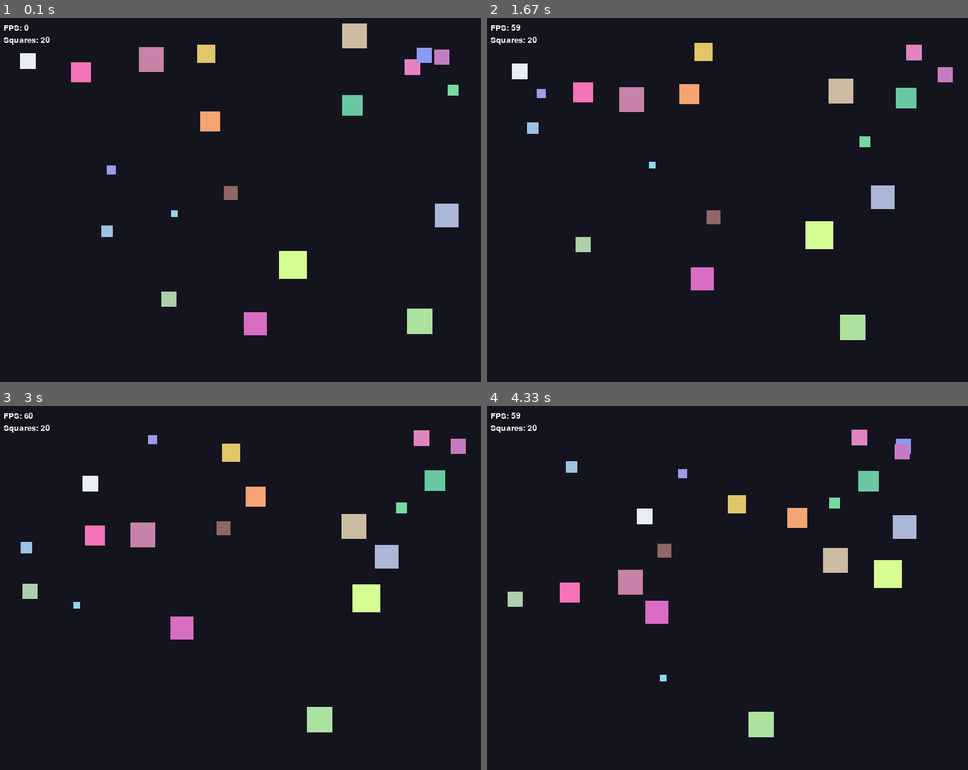
Above: before the commit, frames 1-4 (two rows, left to right).
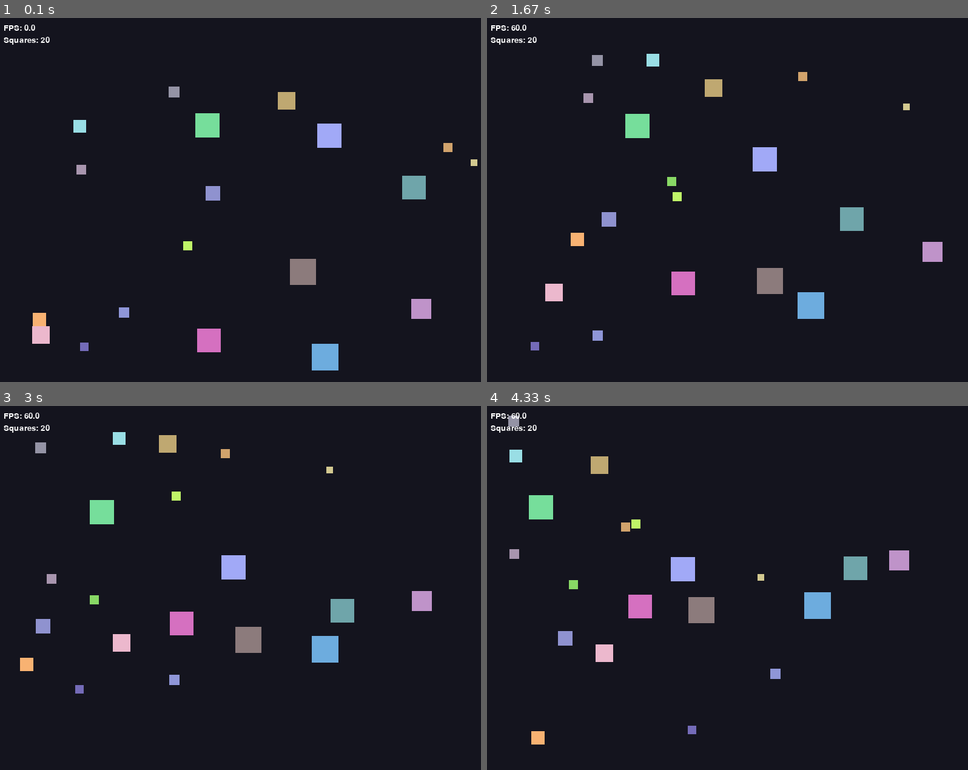
Above: after the commit, the same moments.

Repository: Krishnabansal2006/lab8-pygame
Game: pygame game, started from main.py
Two runs of this game, one before a commit and one after it. Both use one fixed random seed, a clock stepped at 60 frames per second and the inputs below.
Inputs:
- Up to frame 1 (0.1 s): no input
- Up to frame 2 (1.67 s): no input
- Up to frame 3 (3 s): no input
- Up to frame 4 (4.33 s): no input

The runs differ from the first frame. In frame 1, 6.9% of the frame differs, in the area x 4-100%, y 1-97%; in frame 2, 7.1%, in the area x 5-97%, y 1-92%; in frame 3, 6.8%; in frame 4, 7.1%.

Commit message:
feat: life span and rebirth with final clean up

Diff:
--- a/main.py
+++ b/main.py
@@ -2,87 +2,130 @@
 import math
 import pygame
 
-WIDTH = 800
-HEIGHT = 600
-FPS = 60
-NUM_SQUARES = 20
-BG_COLOR = (20, 20, 30)
-MIN_SIZE = 10
-MAX_SIZE = 50
-MAX_SPEED = 4.0
-FLEE_RADIUS = 70
+# Window and simulation settings
+WIDTH: int = 800
+HEIGHT: int = 600
+FPS: int = 60
+NUM_SQUARES: int = 20
+BG_COLOR: tuple[int, int, int] = (20, 20, 30)
+MIN_SIZE: int = 10
+MAX_SIZE: int = 50
+MAX_SPEED: float = 4.0
+FLEE_RADIUS: float = 70.0
+
+
+class Particle:
+    # Short-lived visual burst used when a square dies.
+    def __init__(self, x: float, y: float, color: tuple[int, int, int]) -> None:
+        self.x: float = x
+        self.y: float = y
+        self.color: tuple[int, int, int] = color
+        angle: float = random.uniform(0, 2 * math.pi)
+        speed: float = random.uniform(80, 200)
+        self.vx: float = math.cos(angle) * speed
+        self.vy: float = math.sin(angle) * speed
+        self.age: float = 0.0
+        self.lifespan: float = random.uniform(0.6, 1.2)
+
+    def update(self, dt: float) -> None:
+        # Move particle outward over time.
+        self.age += dt
+        self.x += self.vx * dt
+        self.y += self.vy * dt
+
+    def is_dead(self) -> bool:
+        return self.age >= self.lifespan
+
+    def draw(self, surface: pygame.Surface) -> None:
+        # Shrink as the particle approaches the end of its lifespan.
+        alpha: float = 1.0 - (self.age / self.lifespan)
+        radius: int = max(1, int(4 * alpha))
+        pygame.draw.circle(surface, self.color, (int(self.x), int(self.y)), radius)
 
 
 class Square:
-    def __init__(self, x: float, y: float, size: int, color: tuple[int, int, int]):
-        self.x = x
-        self.y = y
-        self.size = size
-        self.color = color
-        self.max_speed = MAX_SPEED * (MIN_SIZE / self.size)
-        self.speed = self.max_speed
-        self.jitter_timer = random.randint(20, 60)
-        angle = random.uniform(0, 2 * math.pi)
-        self.vx = self.speed * math.cos(angle)
-        self.vy = self.speed * math.sin(angle)
-
-    def update(self, screen_w: int, screen_h: int, squares: list) -> None:
+    # Main moving entity in the simulation.
+    def __init__(self, x: float, y: float, size: int, color: tuple[int, int, int]) -> None:
+        self.x: float = x
+        self.y: float = y
+        self.size: int = size
+        self.color: tuple[int, int, int] = color
+        self.max_speed: float = MAX_SPEED * (MIN_SIZE / self.size)
+        self.speed: float = self.max_speed
+        self.jitter_timer: int = random.randint(20, 60)
+        angle: float = random.uniform(0, 2 * math.pi)
+        self.vx: float = self.speed * math.cos(angle)
+        self.vy: float = self.speed * math.sin(angle)
+        self.lifespan: float = random.uniform(5, 20)
+        self.age: float = 0.0
+
+    def update(self, screen_w: int, screen_h: int, squares: list, dt: float) -> None:
+        # Age increases every frame; this drives death timing.
+        self.age += dt
+
+        # Random jitter keeps movement organic instead of perfectly straight.
         self.jitter_timer -= 1
         if self.jitter_timer <= 0:
-            angle = math.atan2(self.vy, self.vx) + random.uniform(-0.1, 0.1)
+            angle: float = math.atan2(self.vy, self.vx) + random.uniform(-0.1, 0.1)
             self.vx = self.speed * math.cos(angle)
             self.vy = self.speed * math.sin(angle)
             self.jitter_timer = random.randint(30, 90)
 
-        flee_x = 0.0
-        flee_y = 0.0
+        # Steer away from nearby bigger squares.
+        flee_x: float = 0.0
+        flee_y: float = 0.0
         for other in squares:
             if other is self:
                 continue
             if other.size > self.size:
-                dx = self.x - other.x
-                dy = self.y - other.y
-                dist = math.hypot(dx, dy)
+                dx: float = self.x - other.x
+                dy: float = self.y - other.y
+                dist: float = math.hypot(dx, dy)
                 if 0 < dist < FLEE_RADIUS:
-                    w = 1.0 - (dist / FLEE_RADIUS)
+                    w: float = 1.0 - (dist / FLEE_RADIUS)
                     flee_x += (dx / dist) * w
                     flee_y += (dy / dist) * w
 
-        wall_x = 0.0
-        wall_y = 0.0
-        margin = 40
-        wall_strength = 0.35
+                # Soft steering away from screen boundaries.
+        wall_x: float = 0.0
+        wall_y: float = 0.0
+        margin: int = 40
+        wall_strength: float = 0.35
 
         if self.x < margin:
             wall_x += wall_strength * (1.0 - self.x / margin)
         if self.x + self.size > screen_w - margin:
-            right_gap = screen_w - (self.x + self.size)
+            right_gap: float = screen_w - (self.x + self.size)
             wall_x -= wall_strength * (1.0 - right_gap / margin)
         if self.y < margin:
             wall_y += wall_strength * (1.0 - self.y / margin)
         if self.y + self.size > screen_h - margin:
-            bottom_gap = screen_h - (self.y + self.size)
+            bottom_gap: float = screen_h - (self.y + self.size)
             wall_y -= wall_strength * (1.0 - bottom_gap / margin)
 
-        steer_x = flee_x + wall_x
-        steer_y = flee_y + wall_y
-        steer_len = math.hypot(steer_x, steer_y)
+        # Blend flee and wall steering into current velocity.
+        steer_x: float = flee_x + wall_x
+        steer_y: float = flee_y + wall_y
+        steer_len: float = math.hypot(steer_x, steer_y)
 
         if steer_len > 0:
             steer_x /= steer_len
             steer_y /= steer_len
-            blend = 0.22
+            blend: float = 0.22
             self.vx = (1 - blend) * self.vx + blend * steer_x * self.speed
             self.vy = (1 - blend) * self.vy + blend * steer_y * self.speed
 
-        v = math.hypot(self.vx, self.vy)
+        # Clamp speed so steering does not exceed max speed.
+        v: float = math.hypot(self.vx, self.vy)
         if v > self.speed:
             self.vx = (self.vx / v) * self.speed
             self.vy = (self.vy / v) * self.speed
 
-        self.x += self.vx
-        self.y += self.vy
-
+        # Frame-rate independent movement.
+        self.x += self.vx * dt * 60
+        self.y += self.vy * dt * 60
+
+        # Hard bounce if crossing screen limits.
         if self.x < 0:
             self.x = 0
             self.vx = abs(self.vx)
@@ -97,7 +140,8 @@
             self.y = screen_h - self.size
             self.vy = -abs(self.vy)
 
-        eps = 1e-6
+        # Anti-stick guard near edges.
+        eps: float = 1e-6
         if self.x <= eps and self.vx < 0:
             self.vx = 0
         if self.x + self.size >= screen_w - eps and self.vx > 0:
@@ -107,6 +151,9 @@
         if self.y + self.size >= screen_h - eps and self.vy > 0:
             self.vy = 0
 
+    def is_dead(self) -> bool:
+        return self.age >= self.lifespan
+
     def draw(self, surface: pygame.Surface) -> None:
         pygame.draw.rect(
             surface,
@@ -115,38 +162,83 @@
         )
 
 
+def create_square(screen_w: int, screen_h: int) -> Square:
+    size: int = random.randint(MIN_SIZE, MAX_SIZE)
+    x: float = random.uniform(0, screen_w - size)
+    y: float = random.uniform(0, screen_h - size)
+    color: tuple[int, int, int] = (random.randint(100, 255), random.randint(100, 255), random.randint(100, 255))
+    return Square(x, y, size, color)
+
+
 def create_squares(n: int, screen_w: int, screen_h: int) -> list[Square]:
-    squares: list[Square] = []
-    for _ in range(n):
-        size = random.randint(MIN_SIZE, MAX_SIZE)
-        x = random.uniform(0, screen_w - size)
-        y = random.uniform(0, screen_h - size)
-        color = (random.randint(100, 255), random.randint(100, 255), random.randint(100, 255))
-        squares.append(Square(x, y, size, color))
-    return squares
-
+    return [create_square(screen_w, screen_h) for _ in range(n)]
+
+
+def create_particles(x: float, y: float, color: tuple[int, int, int]) -> list[Particle]:
+    # Burst count controls how dense the scatter looks.
+    return [Particle(x, y, color) for _ in range(30)]
 
 def main() -> None:
     pygame.init()
-    font = pygame.font.SysFont(None, 20)
-    screen = pygame.display.set_mode((WIDTH, HEIGHT))
+    font: pygame.font.Font = pygame.font.SysFont(None, 20)
+    screen: pygame.Surface = pygame.display.set_mode((WIDTH, HEIGHT))
     pygame.display.set_caption("Random Squares")
-    clock = pygame.time.Clock()
-    squares = create_squares(NUM_SQUARES, WIDTH, HEIGHT)
-
-    running = True
+    clock: pygame.time.Clock = pygame.time.Clock()
+    squares: list[Square] = create_squares(NUM_SQUARES, WIDTH, HEIGHT)
+    # Particles are temporary visuals created on death.
+    particles: list[Particle] = []
+    # Each value is an absolute time when one new square should spawn.
+    pending_spawns: list[float] = []
+    current_time: float = 0.0
+
+    running: bool = True
     while running:
-        clock.tick(FPS)
+        dt: float = clock.tick(FPS) / 1000.0
+        current_time += dt
+
         for event in pygame.event.get():
             if event.type == pygame.QUIT:
                 running = False
+
         screen.fill(BG_COLOR)
+
+        # Update squares; dead ones are removed immediately.
+        alive: list[Square] = []
         for sq in squares:
-            sq.update(WIDTH, HEIGHT, squares)
+            sq.update(WIDTH, HEIGHT, squares, dt)
+            if sq.is_dead():
+                # Spawn a scatter burst at the square center.
+                cx: float = sq.x + sq.size / 2
+                cy: float = sq.y + sq.size / 2
+                particles.extend(create_particles(cx, cy, sq.color))
+                # Rebirth is delayed by 2 seconds.
+                pending_spawns.append(current_time + 2.0)
+            else:
+                alive.append(sq)
+        squares = alive
+
+        # Spawn any delayed rebirths whose target time has passed.
+        still_pending: list[float] = []
+        for spawn_time in pending_spawns:
+            if current_time >= spawn_time:
+                squares.append(create_square(WIDTH, HEIGHT))
+            else:
+                still_pending.append(spawn_time)
+        pending_spawns = still_pending
+
+        # Draw active squares.
+        for sq in squares:
             sq.draw(screen)
-        fps_text = font.render(f"FPS: {int(clock.get_fps())}", True, (255, 255, 255))
+
+        # Update and draw scatter particles.
+        particles = [p for p in particles if not p.is_dead()]
+        for p in particles:
+            p.update(dt)
+            p.draw(screen)
+
+        fps_text: pygame.Surface = font.render(f"FPS: {clock.get_fps():.1f}", True, (255, 255, 255))
         screen.blit(fps_text, (10, 10))
-        count_text = font.render(f"Squares: {len(squares)}", True, (255, 255, 255))
+        count_text: pygame.Surface = font.render(f"Squares: {len(squares)}", True, (255, 255, 255))
         screen.blit(count_text, (10, 30))
         pygame.display.flip()
 
Not shown, changed: README.md
Not shown, changed: JOURNAL.md
Not shown, changed: MY_NOTES.md
Not shown, changed: REPORT.md
Not shown, changed: docs/code_explorer.html
